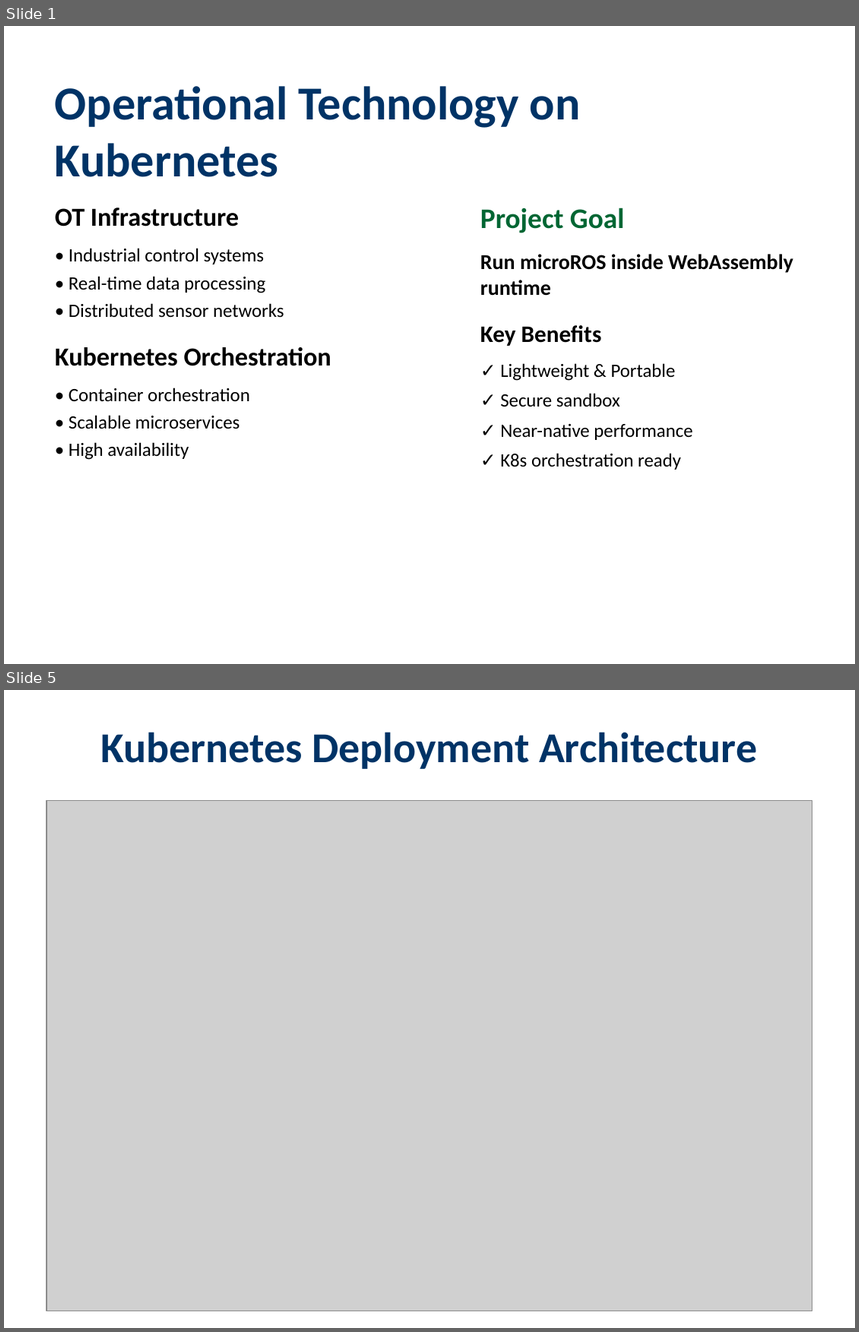
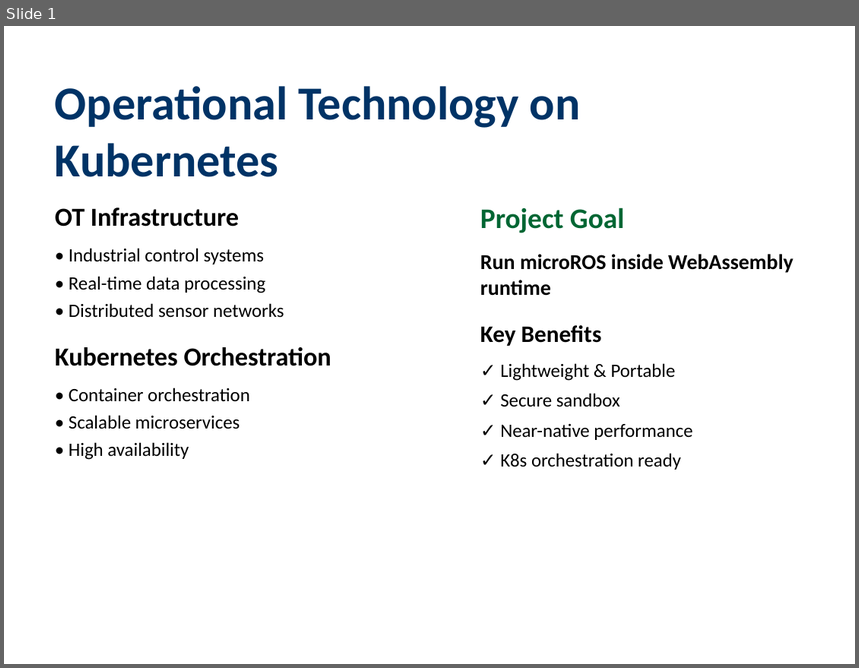
Before and after one commit to lucadagati/ros_wasm_example, a slide deck: microROS_WASM_K8s_Feasibility.pptx. Shown one above the other, each under a label of ours: slides 1 and 5 before the commit, slide 1 after it; the slides between them are not shown. The pictures are 859x1332 and 859x668 pixels, drawn with LibreOffice and Linux fonts; fonts in the diff are those of the drawing; grey boxes stand for pictures. Boxes give left, top, right and bottom in pixels: in the first picture for what was removed or moved away, otherwise in the second. Text is boxed around its words. In the diff, an @@ line names an element or a change of style, - is before the commit and + after.

Commit message:
Complete: All tests executed, README updated, PPTX regenerated
- Functional tests: 18/18 PASS
- System tests: 10/12 PASS (2 expected failures for external deps)
- README updated with target architecture (microROS in WASM)
- PPTX regenerated with all UML diagrams
- All files committed and ready for push

```diff
--- a/microROS_WASM_K8s_Feasibility.pptx
+++ b/microROS_WASM_K8s_Feasibility.pptx
@@ slide 5 removed at bbox=[4, 690, 855, 1328], background #FFFFFF @@
@@ text removed at bbox=[101, 732, 757, 769] @@
-Kubernetes Deployment Architecture
@@ picture removed at bbox=[47, 801, 813, 1312] @@
```
Also in this commit, not shown: 1 slide changed, 1 slide added, 4 other slides removed, 4 other files.
